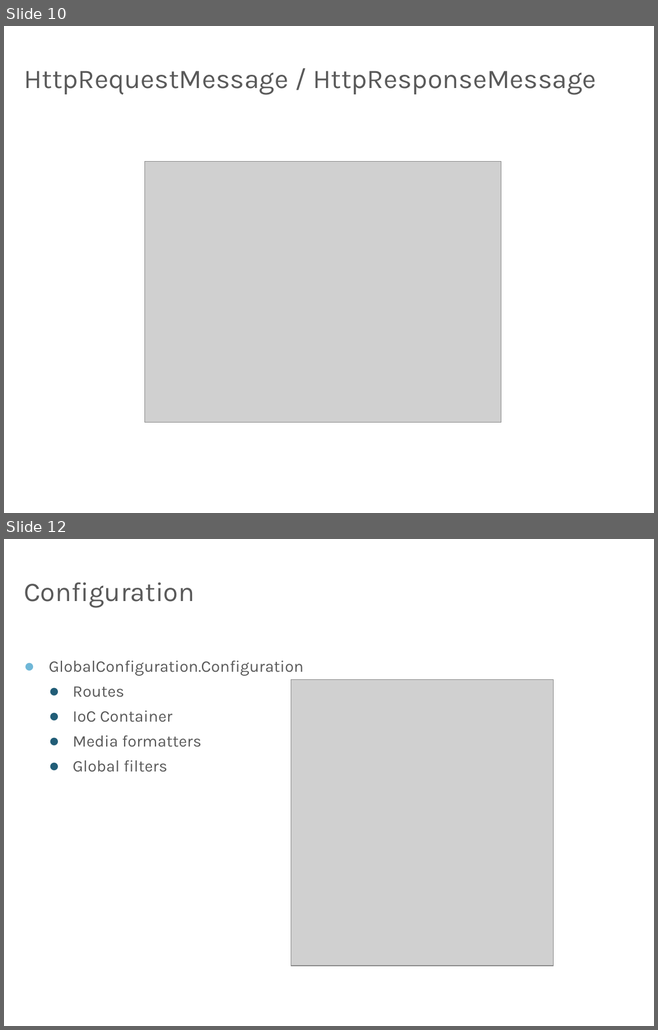
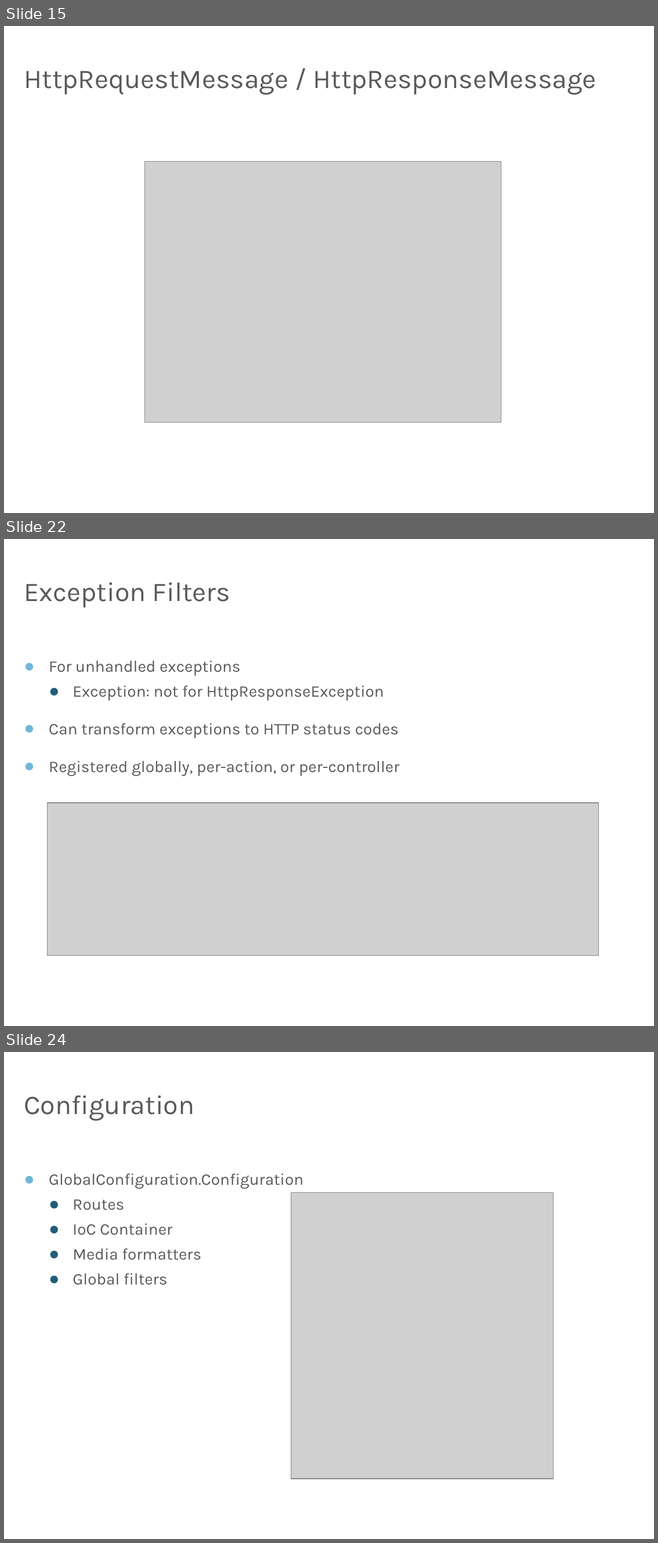
Before and after one commit to OdeToCode/classes, a slide deck: mvc/slides/w2_WebAPI_Core.pptx. Shown one above the other, each under a label of ours: slides 10 and 12 before the commit, slides 15, 22 and 24 after it; the slides between them are not shown. The pictures are 658x1030 and 658x1543 pixels, drawn with LibreOffice and Linux fonts; fonts in the diff are those of the drawing; grey boxes stand for pictures; background and template pictures are left out. Boxes give left, top, right and bottom in pixels: in the first picture for what was removed or moved away, otherwise in the second. Text is boxed around its words. In the diff, an @@ line names an element or a change of style, - is before the commit and + after.

```diff
--- a/mvc/slides/w2_WebAPI_Core.pptx
+++ b/mvc/slides/w2_WebAPI_Core.pptx
@@ slide 22 added at (4, 539, 654, 1026), background picture (left out) @@
@@ title added at (24, 583, 230, 607), 30 pt, text #595959 @@
+Exception Filters
@@ text added at (49, 661, 399, 776), 18 pt, text #595959 @@
+● For unhandled exceptions
+  ● Exception: not for HttpResponseException
+● Can transform exceptions to HTTP status codes
+● Registered globally, per-action, or per-controller
@@ picture added at (48, 803, 598, 955) @@
@@ what was slide 10 is now slide 15 @@
@@ what was slide 12 is now slide 24 @@
```
Also in this commit, not shown: 1 slide changed, 15 other slides added, 1 other file.
